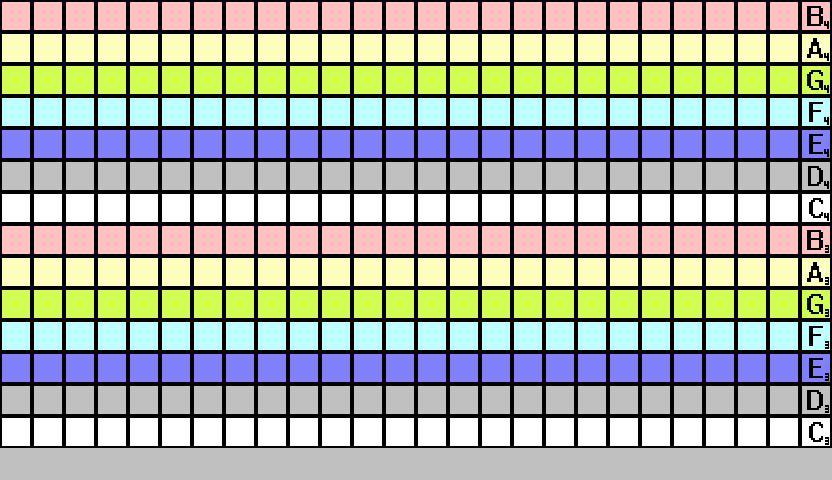
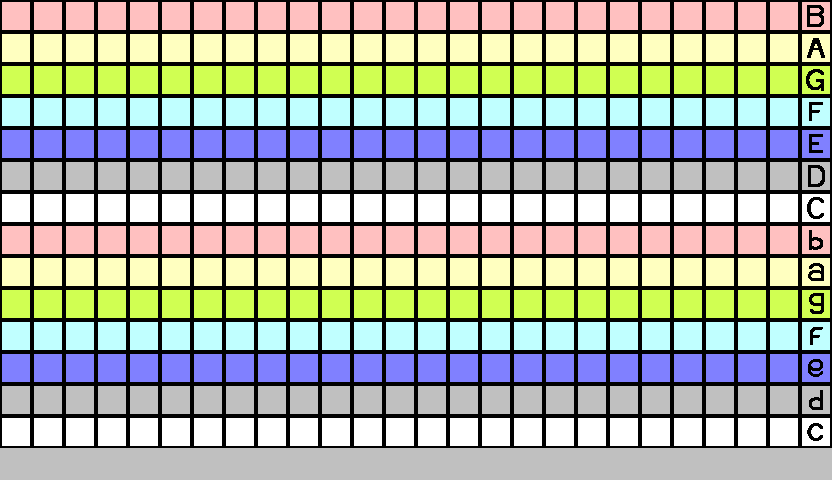
Two versions of the same layered image (832×480). Layer-by-layer changes:
renamed "Layer" to "Layer #1", painted on it over [806, 5, 829, 445]
